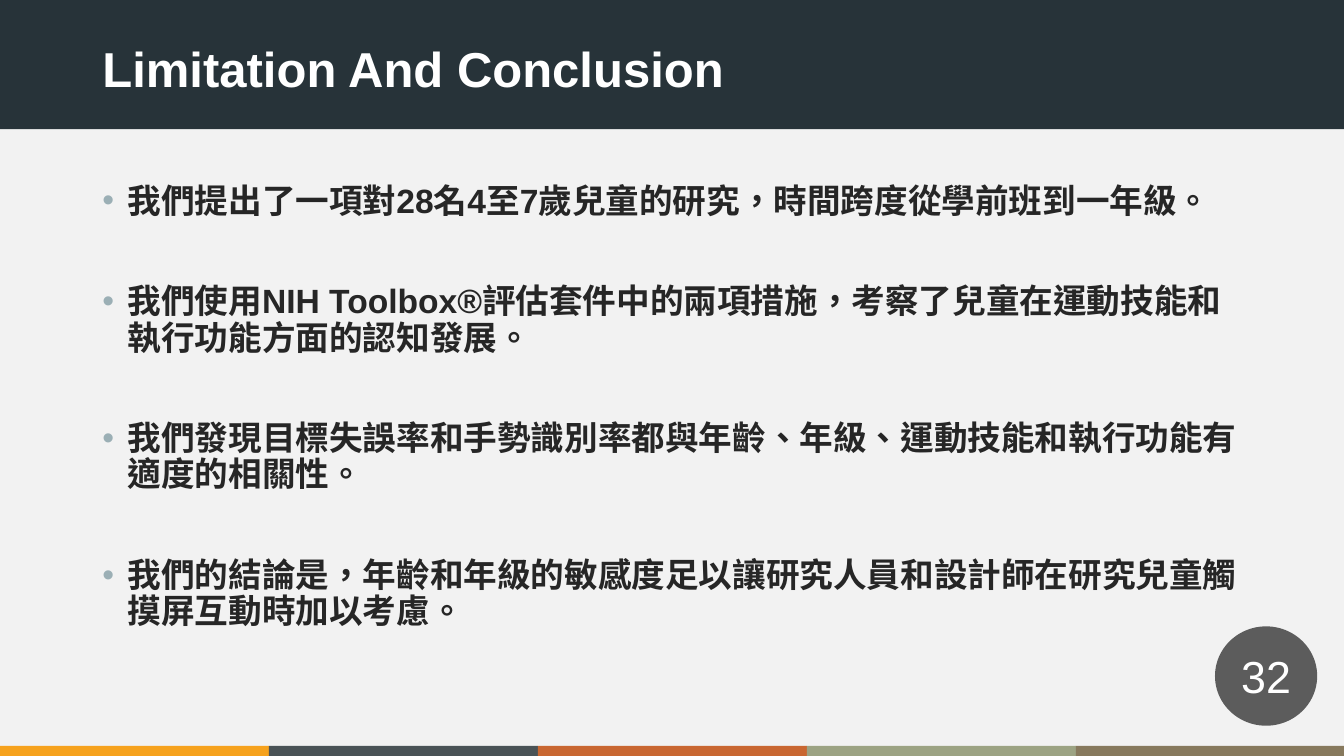
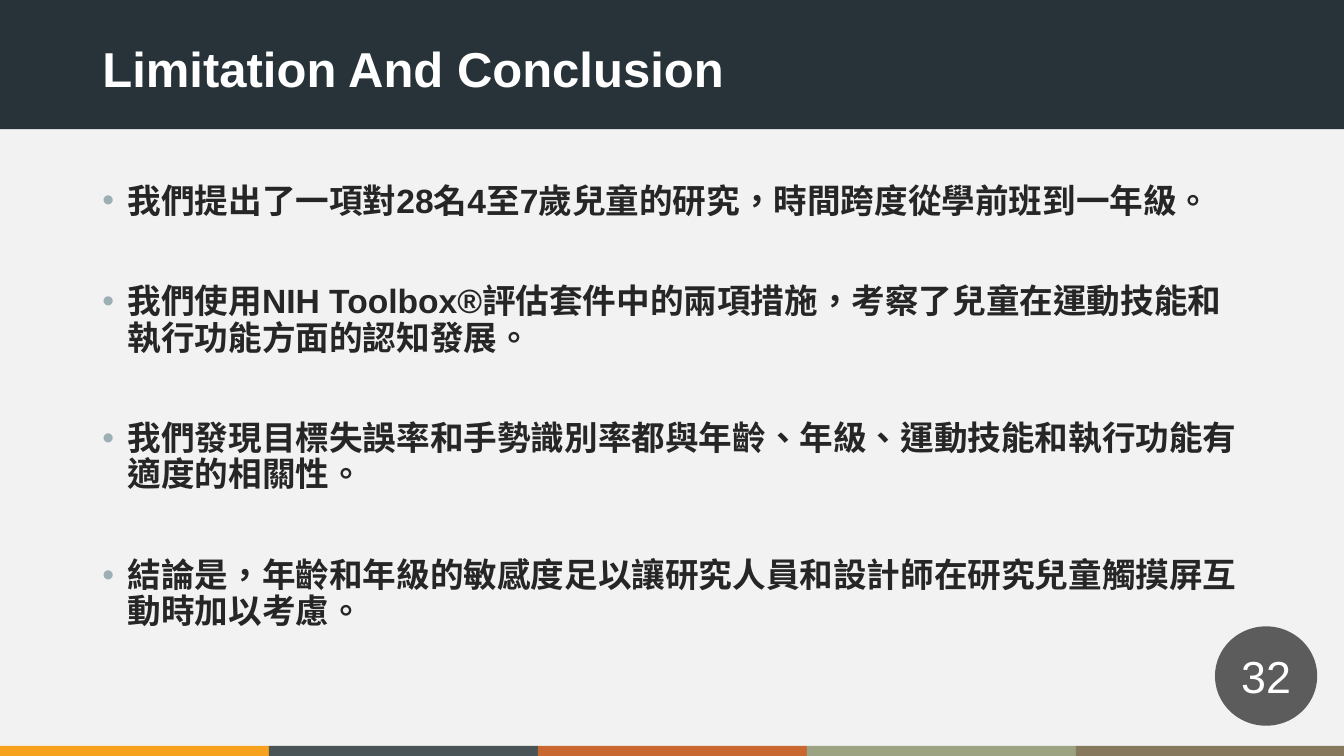
Before and after one commit to crkteam/school, a slide deck: slide 32 of 我的論文/2021-9-26報告內容/2021-9-27.pptx. Drawn at 1344x756 pixels with LibreOffice and Linux fonts; fonts in the diff are those of the drawing. Boxes give left, top, right and bottom in pixels: in the first picture for what was removed or moved away, otherwise in the second. Text is boxed around its words. In the diff, an @@ line names an element or a change of style, - is before the commit and + after.

```diff
--- a/我的論文/2021-9-26報告內容/2021-9-27.pptx
+++ b/我的論文/2021-9-26報告內容/2021-9-27.pptx
@@ text at box(128, 558, 1237, 626): text changed @@
-• 我們的結論是，年齡和年級的敏感度足以讓研究人員和設計師在研究兒童觸摸屏互動時加以考慮。
+• 結論是，年齡和年級的敏感度足以讓研究人員和設計師在研究兒童觸摸屏互動時加以考慮。
```
Also in this commit, not shown: 6 other slides changed, 2 other files.
